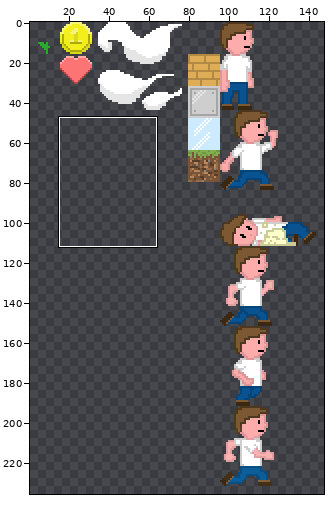
File history of a sprite sheet, img/sprites.gif. Above, an overview of the earlier version with the close-up marked.
Close-up. First the earlier version:
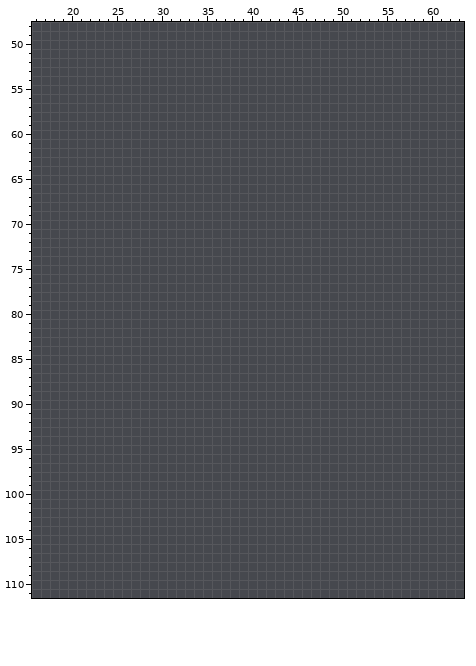
The file is 160x320 pixels. Colours within 5 levels of each other are drawn and written as one. Shown: x 16..63, y 48..111. The wide view leaves out empty margins.
The same view after the edit:
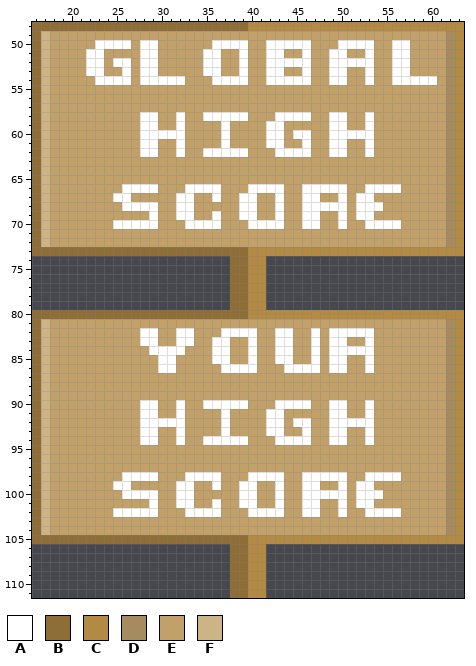
Palette (. is transparent): A #ffffff  B #8e6e36  C #b28a44  D #a58b5e  E #c1a169  F #cdb487
The edit:
y 48: x 16..63 ................................................ -> BBBBBBBBBBBBBBBBBBBBBBBBCCCCCCCCCCCCCCCCCCCCCCCC
y 49: x 16..63 ................................................ -> BFEEEEEEEEEEEEEEEEEEEEEEEEEEEEEEEEEEEEEEEEEEEEDC
y 50: x 16..63 ................................................ -> BFEEEEEAAAAEAAEEEEEEAAAAEEAAAAAEEEAAAAEEAAEEEEDC
y 51: x 16..63 ................................................ -> BFEEEEAAEEEEAAEEEEEAAEEAEEAAEEAEEAAEEAEEAAEEEEDC
y 52: x 16..63 ................................................ -> BFEEEEAAEAAEAAEEEEEAAEEAEEAAAAAEEAAAAAEEAAEEEEDC
y 53: x 16..63 ................................................ -> BFEEEEAAEEAEAAEEEEEAAEEAEEAAEEAEEAAEEAEEAAEEEEDC
y 54: x 16..63 ................................................ -> BFEEEEEAAAAEAAAAAEEEAAAAEEAAAAAEEAAEEAEEAAAAAEDC
y 55..57: x 16..63 ................................................ -> BFEEEEEEEEEEEEEEEEEEEEEEEEEEEEEEEEEEEEEEEEEEEEDC
y 58: x 16..63 ................................................ -> BFEEEEEEEEEEAAEEAEEAAAAAEEEAAAAEEAAEEAEEEEEEEEDC
y 59: x 16..63 ................................................ -> BFEEEEEEEEEEAAEEAEEEEAEEEEAAEEEEEAAEEAEEEEEEEEDC
y 60: x 16..63 ................................................ -> BFEEEEEEEEEEAAAAAEEEEAEEEEAAEAAEEAAAAAEEEEEEEEDC
y 61: x 16..63 ................................................ -> BFEEEEEEEEEEAAEEAEEEEAEEEEAAEEAEEAAEEAEEEEEEEEDC
y 62: x 16..63 ................................................ -> BFEEEEEEEEEEAAEEAEEAAAAAEEEAAAAEEAAEEAEEEEEEEEDC
y 63..65: x 16..63 ................................................ -> BFEEEEEEEEEEEEEEEEEEEEEEEEEEEEEEEEEEEEEEEEEEEEDC
y 66: x 16..63 ................................................ -> BFEEEEEEEEAAAAEEEAAAAEEEAAAAEEAAAAAEEAAAAEEEEEDC
y 67: x 16..63 ................................................ -> BFEEEEEEEAAEEEEEAAEEAEEAAEEAEEAAEEAEAAEEEEEEEEDC
y 68: x 16..63 ................................................ -> BFEEEEEEEEAAAAEEAAEEEEEAAEEAEEAAAAAEAAAEEEEEEEDC
y 69: x 16..63 ................................................ -> BFEEEEEEEEEEEAEEAAEEAEEAAEEAEEAAEEAEAAEEEEEEEEDC
y 70: x 16..63 ................................................ -> BFEEEEEEEAAAAAEEEAAAAEEEAAAAEEAAEEAEEAAAAEEEEEDC
y 71..72: x 16..63 ................................................ -> BFEEEEEEEEEEEEEEEEEEEEEEEEEEEEEEEEEEEEEEEEEEEEDC
y 73: x 16..63 ................................................ -> BBBBBBBBBBBBBBBBBBBBBBBBCCCCCCCCCCCCCCCCCCCCCCCC
y 74..79: x 38..41 .... -> BBCC
y 80: x 16..63 ................................................ -> BBBBBBBBBBBBBBBBBBBBBBBBCCCCCCCCCCCCCCCCCCCCCCCC
y 81: x 16..63 ................................................ -> BFEEEEEEEEEEEEEEEEEEEEEEEEEEEEEEEEEEEEEEEEEEEEDC
y 82: x 16..63 ................................................ -> BFEEEEEEEEEEAAEEAAEEEAAAAEEAAEEAEAAAAAEEEEEEEEDC
y 83: x 16..63 ................................................ -> BFEEEEEEEEEEAAEEAAEEAAEEAEEAAEEAEAAEEAEEEEEEEEDC
y 84: x 16..63 ................................................ -> BFEEEEEEEEEEEAAAAEEEAAEEAEEAAEEAEAAAAAEEEEEEEEDC
y 85: x 16..63 ................................................ -> BFEEEEEEEEEEEEAAEEEEAAEEAEEAAEEAEAAEEAEEEEEEEEDC
y 86: x 16..63 ................................................ -> BFEEEEEEEEEEEEAAEEEEEAAAAEEEAAAAEAAEEAEEEEEEEEDC
y 87..89: x 16..63 ................................................ -> BFEEEEEEEEEEEEEEEEEEEEEEEEEEEEEEEEEEEEEEEEEEEEDC
y 90: x 16..63 ................................................ -> BFEEEEEEEEEEAAEEAEEAAAAAEEEAAAAEEAAEEAEEEEEEEEDC
y 91: x 16..63 ................................................ -> BFEEEEEEEEEEAAEEAEEEEAEEEEAAEEEEEAAEEAEEEEEEEEDC
y 92: x 16..63 ................................................ -> BFEEEEEEEEEEAAAAAEEEEAEEEEAAEAAEEAAAAAEEEEEEEEDC
y 93: x 16..63 ................................................ -> BFEEEEEEEEEEAAEEAEEEEAEEEEAAEEAEEAAEEAEEEEEEEEDC
y 94: x 16..63 ................................................ -> BFEEEEEEEEEEAAEEAEEAAAAAEEEAAAAEEAAEEAEEEEEEEEDC
y 95..97: x 16..63 ................................................ -> BFEEEEEEEEEEEEEEEEEEEEEEEEEEEEEEEEEEEEEEEEEEEEDC
y 98: x 16..63 ................................................ -> BFEEEEEEEEAAAAEEEAAAAEEEAAAAEEAAAAAEEAAAAEEEEEDC
y 99: x 16..63 ................................................ -> BFEEEEEEEAAEEEEEAAEEAEEAAEEAEEAAEEAEAAEEEEEEEEDC
y 100: x 16..63 ................................................ -> BFEEEEEEEEAAAAEEAAEEEEEAAEEAEEAAAAAEAAAEEEEEEEDC
y 101: x 16..63 ................................................ -> BFEEEEEEEEEEEAEEAAEEAEEAAEEAEEAAEEAEAAEEEEEEEEDC
y 102: x 16..63 ................................................ -> BFEEEEEEEAAAAAEEEAAAAEEEAAAAEEAAEEAEEAAAAEEEEEDC
y 103..104: x 16..63 ................................................ -> BFEEEEEEEEEEEEEEEEEEEEEEEEEEEEEEEEEEEEEEEEEEEEDC
y 105: x 16..63 ................................................ -> BBBBBBBBBBBBBBBBBBBBBBBBCCCCCCCCCCCCCCCCCCCCCCCC
y 106..111: x 38..41 .... -> BBCC
Pixel boxes of the changes (left, top, right, bottom) in both close-ups:
added: (32, 22, 464, 598)
